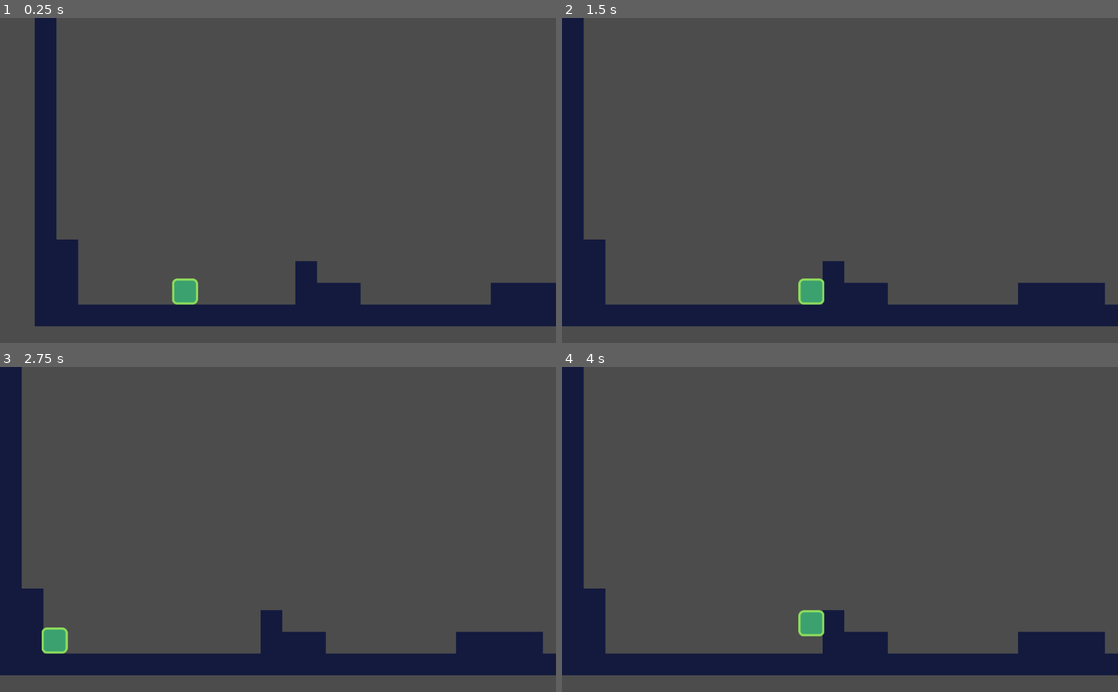
Above: before the commit, frames 1-4 (two rows, left to right).
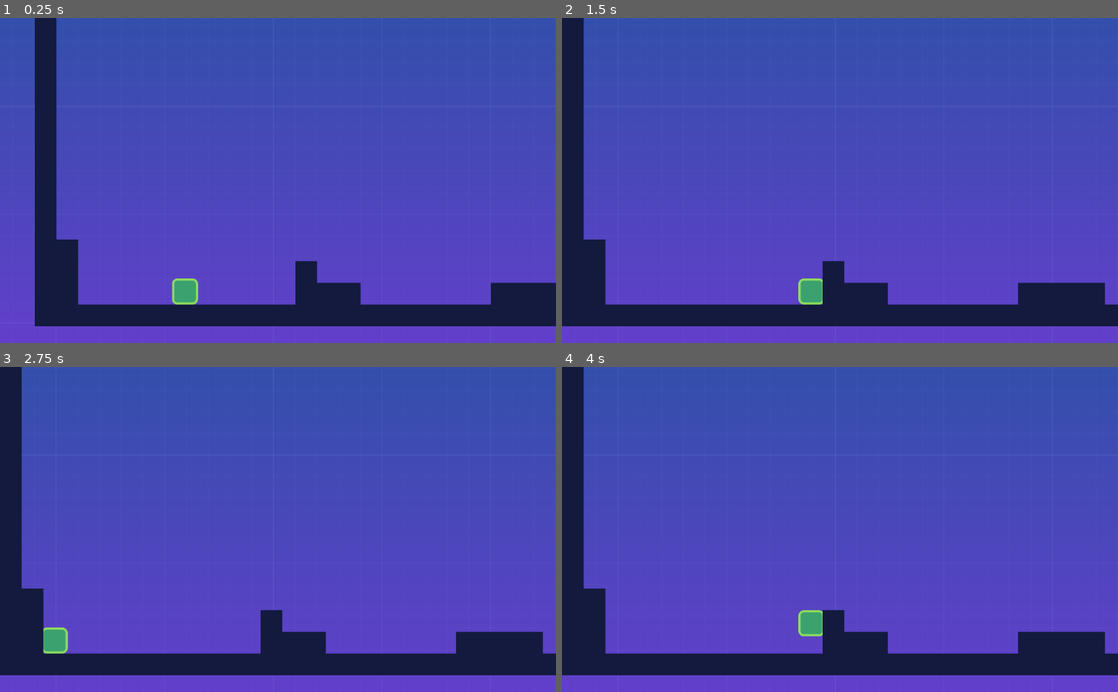
Above: after the commit, the same moments.

Repository: moonblade/Godot-Game-Development-Experiments
Game: Godot game, scene res://src/Levels/LevelTemplate.tscn
The game is run twice, just before and just after one commit, with the same random seed, the same clock (stepped at 60 frames per second) and the same inputs.
Inputs:
- Up to frame 1 (0.25 s): no input
- Up to frame 2 (1.5 s): hold D (move_right) from 0.53 s (still down); tap W (jump) at 0.77 s
- Up to frame 3 (2.75 s): tap W (jump) at 1.52 s; release D (move_right) at 2.03 s; hold A (move_left) from 2.03 s (still down)
- Up to frame 4 (4 s): tap Enter at 2.75 s; release A (move_left) at 2.78 s; hold D (move_right) from 2.78 s (still down); tap W (jump) at 3.02, 3.77 s

The runs differ from the first frame. In frame 1, 87% of the frame differs, in the area x 0-100%, y 0-100%; in frame 2, 87%; in frame 3, 87%; in frame 4, 87%.

Commit message:
background

Diff:
--- a/2-mario/src/Levels/LevelTemplate.tscn
+++ b/2-mario/src/Levels/LevelTemplate.tscn
@@ -1,8 +1,9 @@
-[gd_scene load_steps=7 format=2]
+[gd_scene load_steps=8 format=2]
 
 [ext_resource path="res://src/Actors/Player.scn" type="PackedScene" id=1]
 [ext_resource path="res://Assets/tileset.png" type="Texture" id=2]
 [ext_resource path="res://src/Actors/Enemy.scn" type="PackedScene" id=3]
+[ext_resource path="res://Assets/background.png" type="Texture" id=4]
 
 [sub_resource type="ConvexPolygonShape2D" id=1]
 points = PoolVector2Array( 0, 0, 80, 0, 80, 80, 0, 80 )
@@ -55,6 +56,28 @@
 
 [node name="LevelTemplate" type="Node2D"]
 
+[node name="CanvasLayer" type="CanvasLayer" parent="."]
+layer = -13
+
+[node name="background" type="TextureRect" parent="CanvasLayer"]
+anchor_right = 1.0
+anchor_bottom = 1.0
+margin_left = -1.0
+margin_top = -155.0
+margin_right = 895.0
+margin_bottom = 325.0
+texture = ExtResource( 4 )
+__meta__ = {
+"_edit_use_anchors_": false
+}
+
+[node name="Player" parent="." instance=ExtResource( 1 )]
+position = Vector2( 277, 552 )
+scale = Vector2( 0.5, 0.5 )
+
+[node name="Camera2D" parent="Player" index="2"]
+limit_right = 2400
+
 [node name="Enemy" parent="." instance=ExtResource( 3 )]
 position = Vector2( 1511, 556 )
 scale = Vector2( 0.5, 0.5 )
@@ -73,6 +96,4 @@
 format = 1
 tile_data = PoolIntArray( 0, 0, 0, 1, 1, 0, 59, 0, 0, 65536, 0, 0, 65595, 0, 0, 131072, 0, 0, 131131, 0, 0, 196608, 0,  …(1375 unchanged characters)…
 
-[node name="Player" parent="." instance=ExtResource( 1 )]
-position = Vector2( 277, 552 )
-scale = Vector2( 0.5, 0.5 )
+[editable path="Player"]
